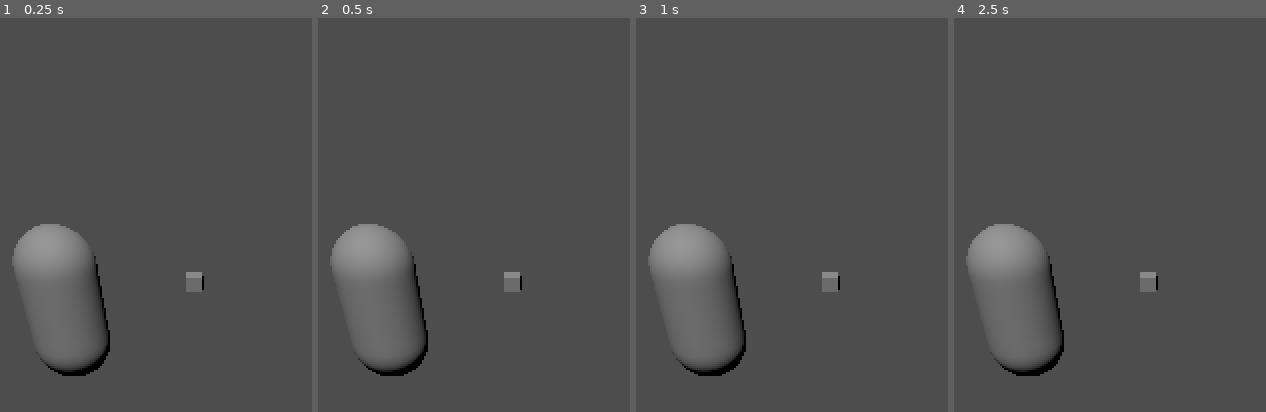
Above: before the commit, frames 1-4 (left to right).
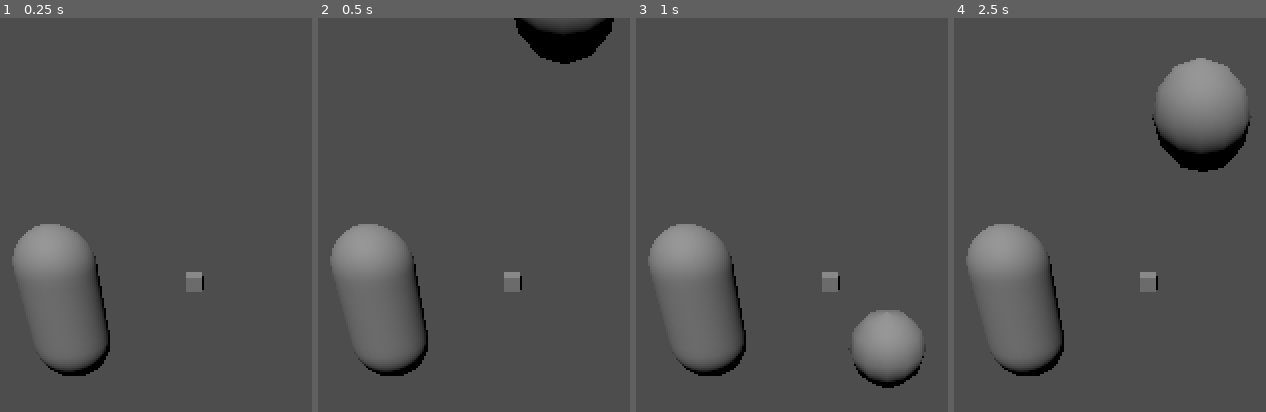
Above: after the commit, the same moments.

Repository: SaturnHafen/spleeef
Game: Godot game, scene res://scenes/level.tscn
Same seed, same stepped clock (60 frames per second), same inputs: the game is played once before the commit and once after it.
Inputs:
- Up to frame 1 (0.25 s): no input
- Up to frame 2 (0.5 s): no input
- Up to frame 3 (1 s): no input
- Up to frame 4 (2.5 s): tap Enter at 2 s

Frame 1 is identical in both runs. In frame 2, 2.4% of the frame differs, in the area x 62-95%, y 0-12%; in frame 3, 3.0%; in frame 4, 5.4%, in the area x 63-96%, y 10-40%.

Commit message:
granate und werfer erstellt

Diff:
--- /dev/null
+++ b/scenes/Granate.tscn
@@ -0,0 +1,19 @@
+[gd_scene load_steps=3 format=3 uid="uid://opndyfudaexl"]
+
+[sub_resource type="PhysicsMaterial" id="PhysicsMaterial_2gg4d"]
+friction = 0.66
+bounce = 4.0
+
+[sub_resource type="SphereShape3D" id="SphereShape3D_jhfa2"]
+
+[node name="granate" type="Node3D"]
+
+[node name="RigidBody3D" type="RigidBody3D" parent="."]
+transform = Transform3D(0.257029, 0, 0, 0, 0.257029, 0, 0, 0, 0.257029, 0, 0, 0)
+physics_material_override = SubResource("PhysicsMaterial_2gg4d")
+
+[node name="CollisionShape3D" type="CollisionShape3D" parent="RigidBody3D"]
+shape = SubResource("SphereShape3D_jhfa2")
+
+[node name="CSGSphere3D" type="CSGSphere3D" parent="RigidBody3D"]
+transform = Transform3D(0.99016, 0, 0, 0, 0.99016, 0, 0, 0, 0.99016, 0, 0, 0)
--- /dev/null
+++ b/scenes/großkaliberwerfer.gd
@@ -0,0 +1,11 @@
+extends Node3D
+
+
+# Called when the node enters the scene tree for the first time.
+func _ready():
+	pass # Replace with function body.
+
+
+# Called every frame. 'delta' is the elapsed time since the previous frame.
+func _process(delta):
+	pass
--- /dev/null
+++ b/scenes/großkaliberwerfer.tscn
@@ -0,0 +1,3 @@
+[gd_scene format=3 uid="uid://cx85uvy6y4qwm"]
+
+[node name="Großkaliberwerfer" type="Node3D"]
--- a/scenes/level.tscn
+++ b/scenes/level.tscn
@@ -1,6 +1,7 @@
-[gd_scene load_steps=3 format=3 uid="uid://7nemy80yhqt8"]
+[gd_scene load_steps=4 format=3 uid="uid://7nemy80yhqt8"]
 
 [ext_resource type="PackedScene" uid="uid://ds50rurer35xb" path="res://scenes/player.tscn" id="1_x5xcl"]
+[ext_resource type="PackedScene" uid="uid://opndyfudaexl" path="res://scenes/Granate.tscn" id="2_clwrk"]
 
 [sub_resource type="WorldBoundaryShape3D" id="WorldBoundaryShape3D_x8wva"]
 
@@ -19,3 +20,6 @@
 
 [node name="DirectionalLight3D" type="DirectionalLight3D" parent="."]
 transform = Transform3D(1, 0, 0, 0, 0.50644, 0.862275, 0, -0.862275, 0.50644, 0, 16.9682, 11.7942)
+
+[node name="Granatenwerfer" parent="." instance=ExtResource("2_clwrk")]
+transform = Transform3D(1, 0, 0, 0, 1, 0, 0, 0, 1, -0.172082, 5.30207, -6.75851)
--- /dev/null
+++ b/scripts/granate.gd
@@ -0,0 +1,16 @@
+extends RigidBody3D
+
+
+# Called when the node enters the scene tree for the first time.
+func _ready():
+	pass # Replace with function body.
+
+
+# Called every frame. 'delta' is the elapsed time since the previous frame.
+func _process(delta):
+	pass
+
+#erstellter timer ruft diese fkt auf wenn er abläuft
+func on_timer_timeout():
+	pass # Replace with function body.
+	#logik kommt wenn marius die welt fertig hat
